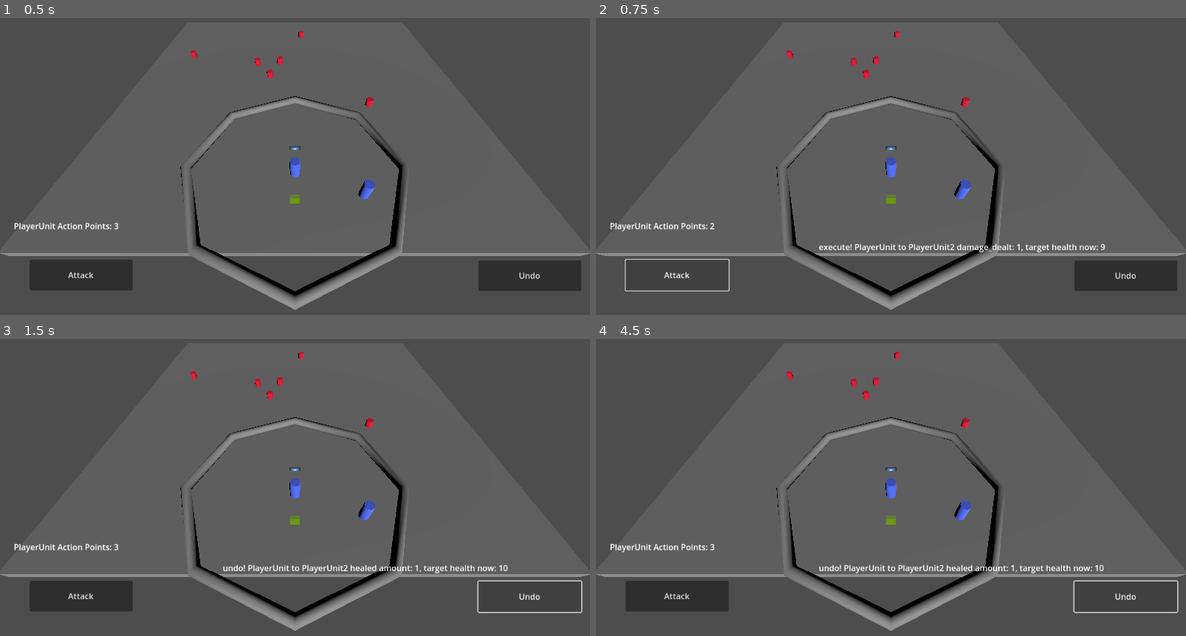
Above: before the commit, frames 1-4 (two rows, left to right).
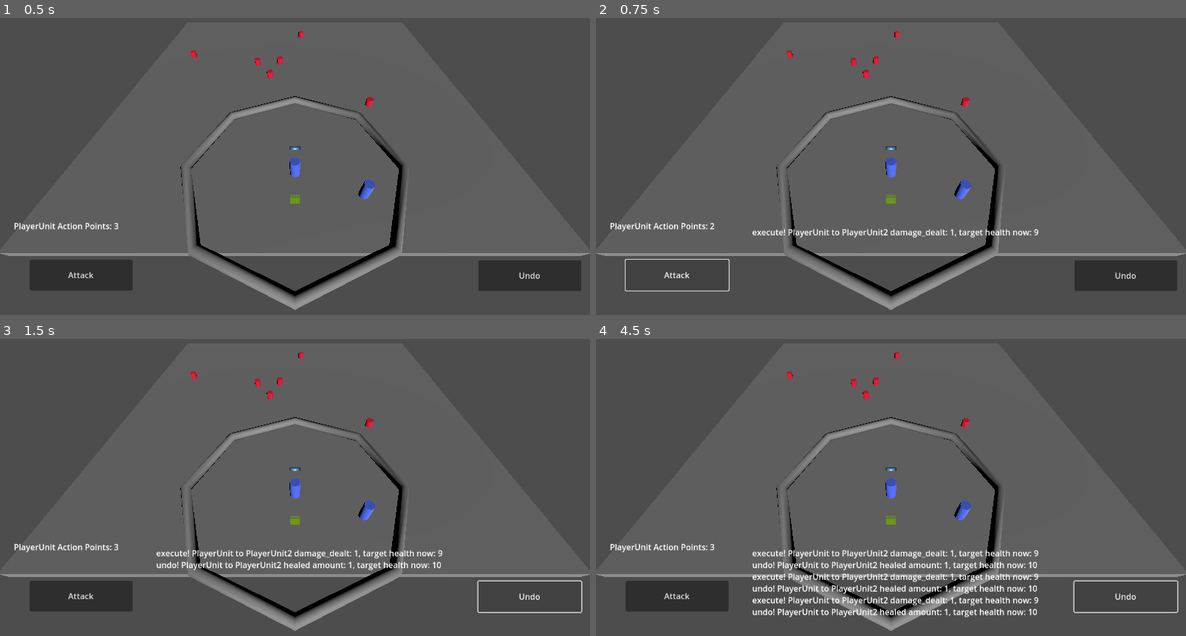
Above: after the commit, the same moments.

Repository: ValorZard/Priyanka-outdated
Game: Godot game, scene res://GameBoard/test_scene.tscn
The game is run twice, just before and just after one commit, with the same random seed, the same clock (stepped at 60 frames per second) and the same inputs. The engine's default icon, where the game draws it, is replaced by a stand-in: a white triangle on a blue panel in a dark square.
Inputs:
- Up to frame 1 (0.5 s): no input
- Up to frame 2 (0.75 s): click "Attack" at 0.5 s
- Up to frame 3 (1.5 s): click "Undo" at 1.25 s
- Up to frame 4 (4.5 s): click "Attack" at 2 s; click "Undo" at 2.75 s; click "Attack" at 3.5 s; click "Undo" at 4.25 s

Frame 1 is identical in both runs. In frame 2, 1.0% of the frame differs, in the area x 26-87%, y 70-79%; in frame 3, 1.4%; in frame 4, 3.6%, in the area x 26-87%, y 70-94%.

Commit message:
found a weird bug

Diff:
--- a/Attacks/AttackArea.gd
+++ b/Attacks/AttackArea.gd
@@ -36,8 +36,10 @@
 		if (unit.global_position - owner_unit.global_position).length() < closest_distance_between_target_and_owner:
 			# probably don't want to keep killing an enemy thats already dead
 			if !unit.is_dead():
-				closest_target_unit = unit
-				closest_distance_between_target_and_owner = (closest_target_unit.global_position - owner_unit.global_position).length()
+				# only get unit that is on the other side.
+				#if (owner_unit is EnemyUnit and unit is PlayerUnit) or (owner_unit is PlayerUnit and unit is EnemyUnit):
+					closest_target_unit = unit
+					closest_distance_between_target_and_owner = (closest_target_unit.global_position - owner_unit.global_position).length()
 			else:
 				#print("this unit is dead, don't use, ", unit)
 				pass
--- a/GameBoard/GameBoard.gd
+++ b/GameBoard/GameBoard.gd
@@ -14,7 +14,7 @@
 var current_unit_index : float
 # visual data
 @export var character_ui_circle_width : float = 1
-@onready var event_label : Label = $InputManager/EventLabel
+@onready var event_label : RichTextLabel = $InputManager/EventLabel
 
 # Called when the node enters the scene tree for the first time.
 func _ready():
@@ -51,7 +51,7 @@
 	$CharacterUICircle.outer_radius = distance_to_cursor + character_ui_circle_width
 
 func log_event(message : String):
-	event_label.text = message
+	event_label.text += message + "\n"
 
 # logic functions
 func get_current_unit():
--- a/GameBoard/test_scene.tscn
+++ b/GameBoard/test_scene.tscn
@@ -37,10 +37,10 @@
 text = "Attack
 "
 
-[node name="EventLabel" type="Label" parent="InputManager"]
+[node name="EventLabel" type="RichTextLabel" parent="InputManager"]
 layout_mode = 0
-offset_left = 435.0
-offset_top = 503.0
+offset_left = 305.0
+offset_top = 474.0
 offset_right = 877.0
 offset_bottom = 624.0
 
